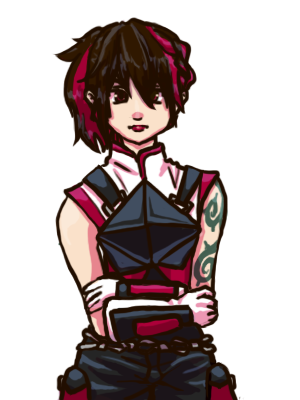
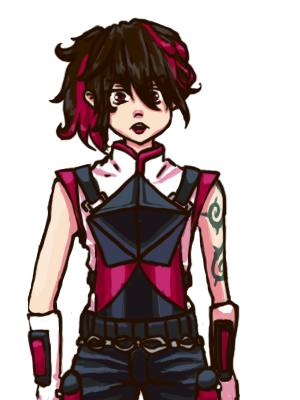
The second 300 x 400 image is a revision of the first. Changes to its layers:
showed group "Group 1" (2 layers) over [26,17,241,400]
painted on "Layer 10" over [27,88,241,400]
painted on "Layer 11" over [26,18,239,400]
hid "Layer 9" over [51,17,244,400]
